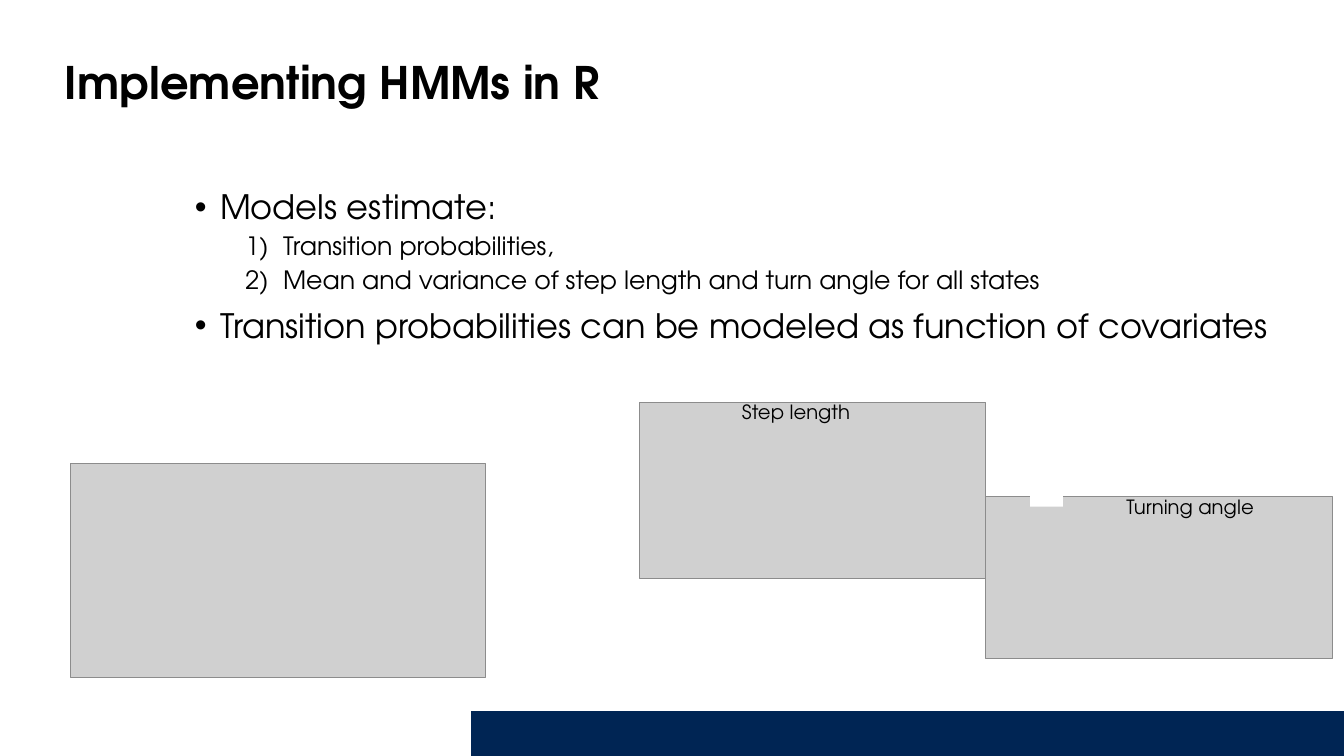
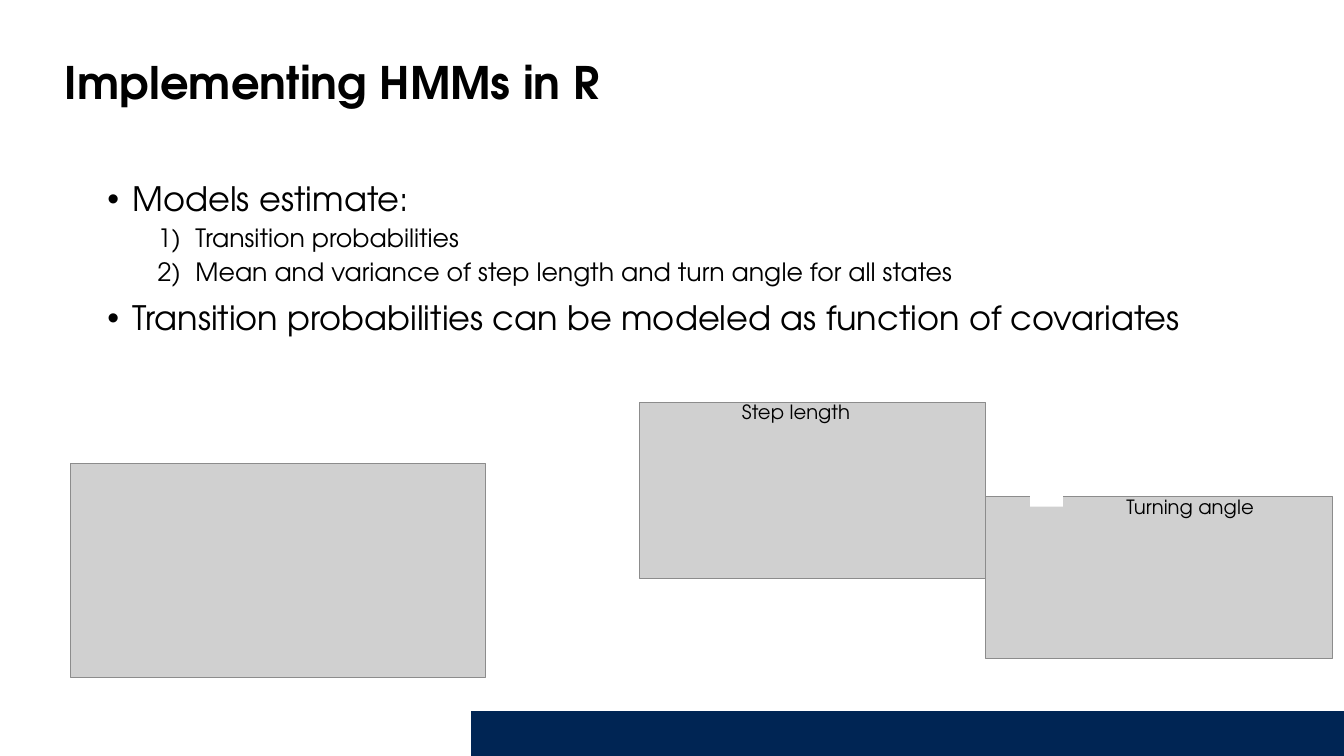
Before and after one commit to Smithsonian/Introduction_HMM, a slide deck: slide 6 of Presentation/IntroAnimalMovements_HMMs.pptx. Drawn at 1344x756 pixels with LibreOffice and Linux fonts; fonts in the diff are those of the drawing; grey boxes stand for pictures; background and template pictures are left out. Boxes give left, top, right and bottom in pixels: in the first picture for what was removed or moved away, otherwise in the second. Text is boxed around its words. In the diff, an @@ line names an element or a change of style, - is before the commit and + after.

```diff
--- a/Presentation/IntroAnimalMovements_HMMs.pptx
+++ b/Presentation/IntroAnimalMovements_HMMs.pptx
@@ text "Models estimate:": place and size @@
-text "Models estimate:" at (220, 194, 1268, 345)
+text "Models estimate:" at (132, 186, 1180, 337)
@@ text at (195, 228, 459, 252): text changed @@
-  1) Transition probabilities,
+  1) Transition probabilities
```
Also in this commit, not shown: 8 other slides changed, 4 slides added, 4 slides removed.
